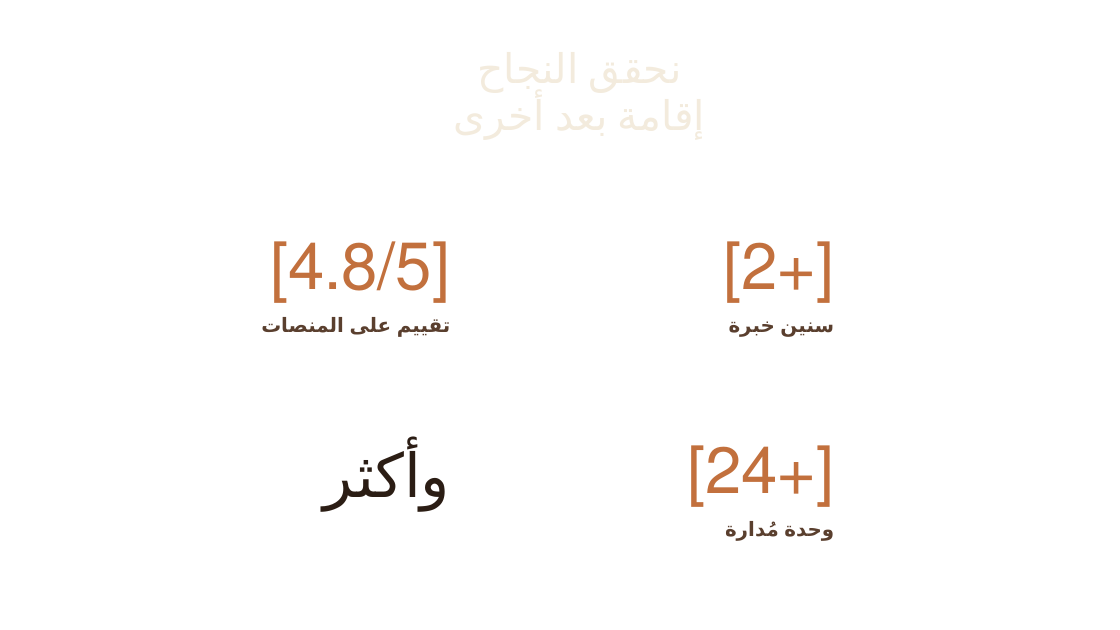
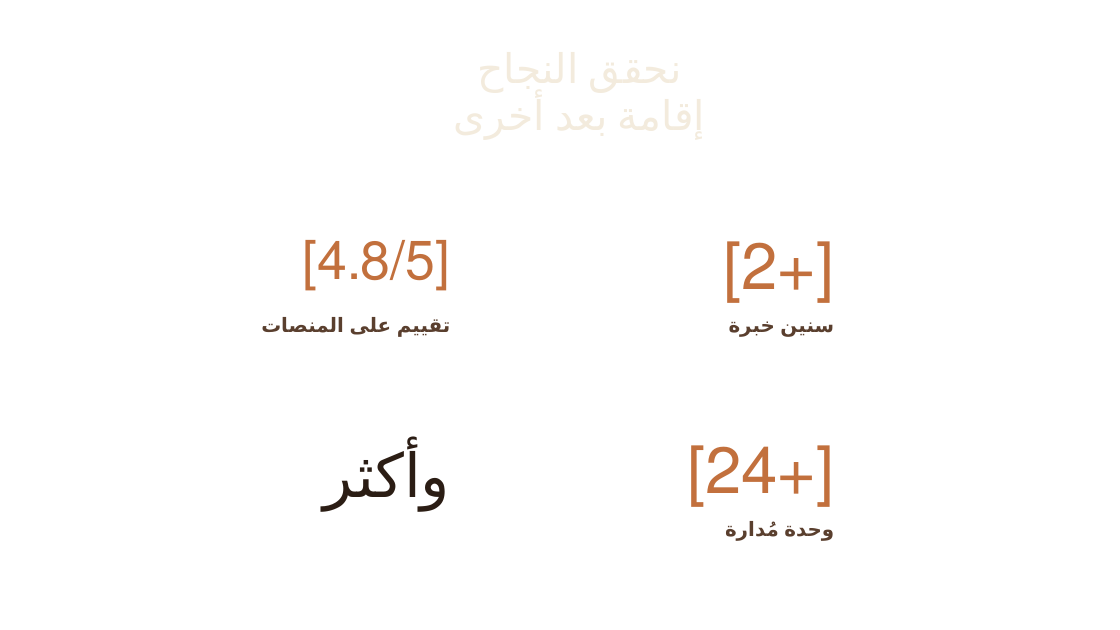
Before and after one commit to Khalidalaqeel1/Claude-Marketing, a slide deck: slide 4 of suitiee/proposal-template/suitiee-proposal.pptx. Drawn at 1120x630 pixels with LibreOffice and Linux fonts; fonts in the diff are those of the drawing; background and template pictures are left out. Boxes give left, top, right and bottom in pixels: in the first picture for what was removed or moved away, otherwise in the second. Text is boxed around its words. In the diff, an @@ line names an element or a change of style, - is before the commit and + after.

```diff
--- a/suitiee/proposal-template/suitiee-proposal.pptx
+++ b/suitiee/proposal-template/suitiee-proposal.pptx
@@ text "[4.8/5]" at <box>318,240,436,281</box>: size 56 to 46 pt; line spacing 56pt to 46pt @@
```
Also in this commit, not shown: 1 other slide changed, 8 other files.
